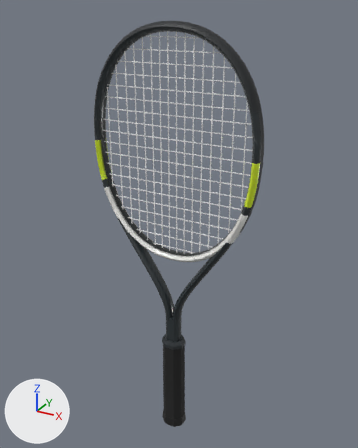
Before and after pictures for a commit that changed the glTF model assets/realistic/babolat-pure-aero-100-2022.glb.
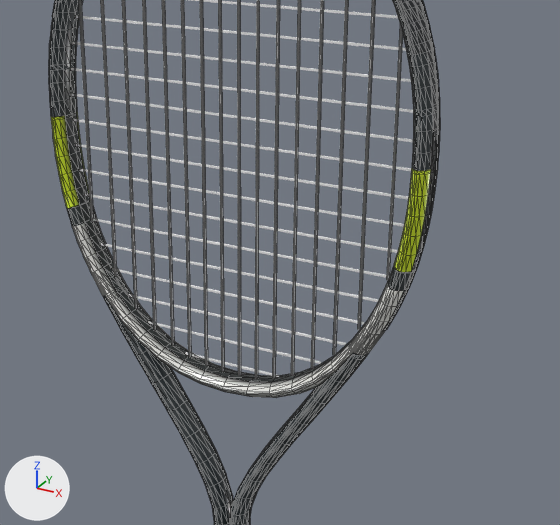
Each version appears first whole from a camera (50 mm lens) standing at (0.345, -0.609, 0.703) and looking at (-0.002, 0.022, 0.388), and next in a close-up on the part from 20% to 88% of the width and 20% to 71% of the height. Every picture has the same lights, and +X, +Y and +Z are marked at lower left. The first two pictures are the older version. The close-ups show mesh edges as thin lines. Where no turn or scale is listed for an object, it has been applied to the vertices. Vertices at exactly the same position are counted once.

Script lines for the objects in view, before the commit:
```python
me_frame = bpy.data.meshes.new('frame')
me_frame.from_pydata(...)  # 1816 vertices, 3572 faces; spans x -0.136..0.136, y -0.013..0.013, z -0.254..0.254
me_frame.materials.append(mat_mat_frame)
me_strings_crosses = bpy.data.meshes.new('strings_crosses')
me_strings_crosses.from_pydata(...)  # 152 vertices, 152 faces; spans x -0.123..0.123, y -0.001..0.001, z -0.156..0.156
me_strings_crosses.materials.append(mat_mat_strings_crosses)  # white #f2f2f2
me_strings_mains = bpy.data.meshes.new('strings_mains')
me_strings_mains.from_pydata(...)  # 128 vertices, 128 faces; spans x -0.111..0.111, y -0.001..0.001, z -0.162..0.162
me_strings_mains.materials.append(mat_mat_strings_mains)  # white #f2f2f2
ob_frame = bpy.data.objects.new('frame', me_frame)
ob_frame.location = (0.0, 0.0, 0.4319)
ob_strings_crosses = bpy.data.objects.new('strings_crosses', me_strings_crosses)
ob_strings_crosses.location = (0.0, 0.0003, 0.5108)
ob_strings_mains = bpy.data.objects.new('strings_mains', me_strings_mains)
ob_strings_mains.location = (0.0, -0.0003, 0.511)
# also in view: 'grommets' at (0.0, 0.0, 0.494); 'bumper' at (0.0, 0.0, 0.633)
```
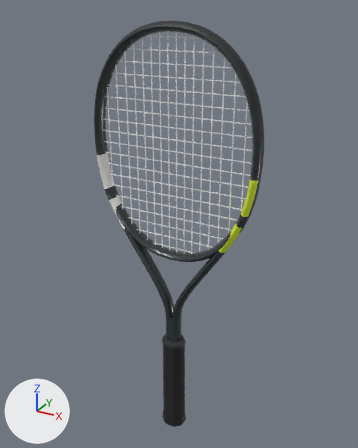
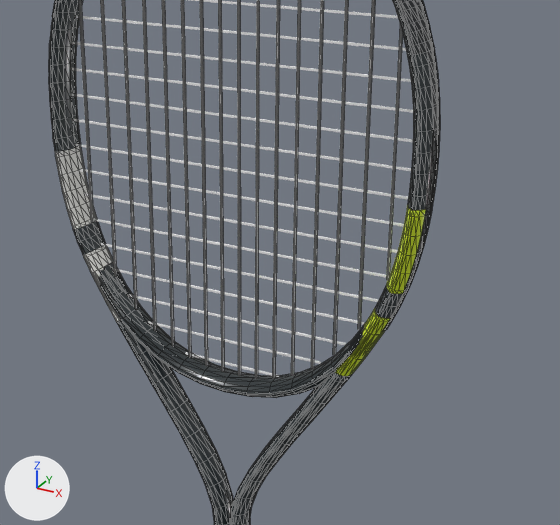
Location of each change, (x1, y1, x2, y2) in pixels of the close-ups (560 x 525 px; the box of a moved part takes in the faces that stretch with it):
part 1 of me_frame, moved or reshaped: before (350, 108, 433, 359); after (331, 191, 428, 382)
part 2 of me_frame, moved or reshaped: before (49, 61, 114, 301); after (53, 133, 125, 329)
part 3 of me_frame, recoloured: (51, 80, 431, 398) in both

The change in detail:
me_frame is used by ob_frame; location (0.0, 0.0, 0.4319).
me_frame had 1816 vertices, 3572 faces and spanned x -0.136..0.136, y -0.013..0.013, z -0.254..0.254.
me_frame now has 1752 vertices, 3444 faces and spans x -0.136..0.136, y -0.013..0.013, z -0.254..0.254.
me_frame part 1: 14 vertices moved from x 0.111..0.124, y -0.013..0.013, z 0.005..0.02 to x 0.111..0.123, y -0.013..0.013, z 0.003..0.02; 84 vertices removed from x 0.09..0.136, y -0.013..0.013, z -0.043..0.115; 52 vertices added at x 0.079..0.134, y -0.013..0.013, z -0.061..0.06.
me_frame part 2: 6 vertices moved from x -0.121..-0.111, y -0.012..0.006, z 0.006..0.009 to x -0.12..-0.111, y -0.012..0.006, z 0.004..0.007; 90 vertices removed from x -0.136..-0.09, y -0.013..0.013, z -0.043..0.115; 58 vertices added at x -0.134..-0.079, y -0.013..0.013, z -0.061..0.06.
me_frame part 3: 743 kept faces spanning x -0.136..0.136, y -0.013..0.013, z -0.096..0.105 get new vertex colours.
